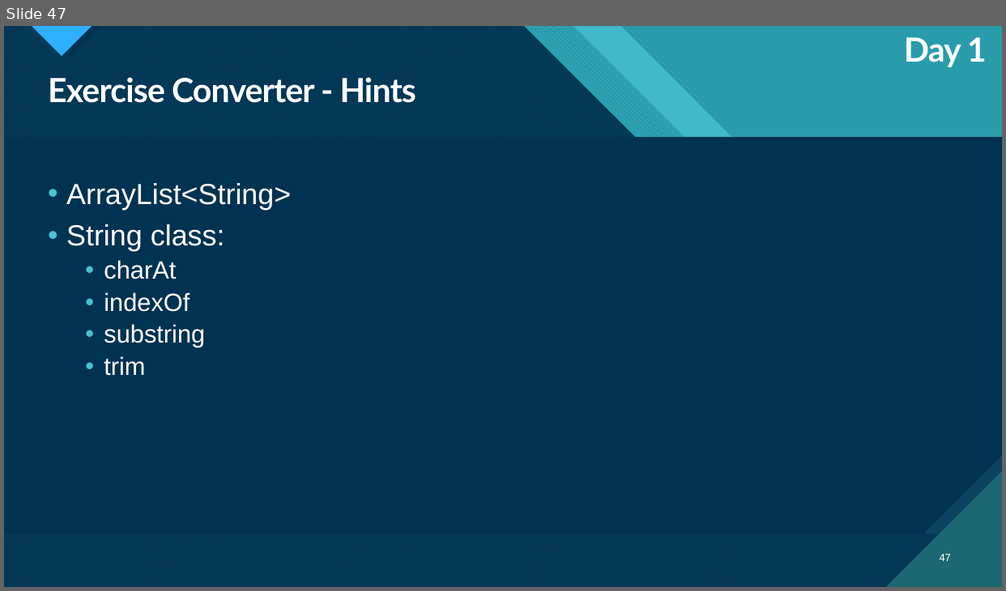
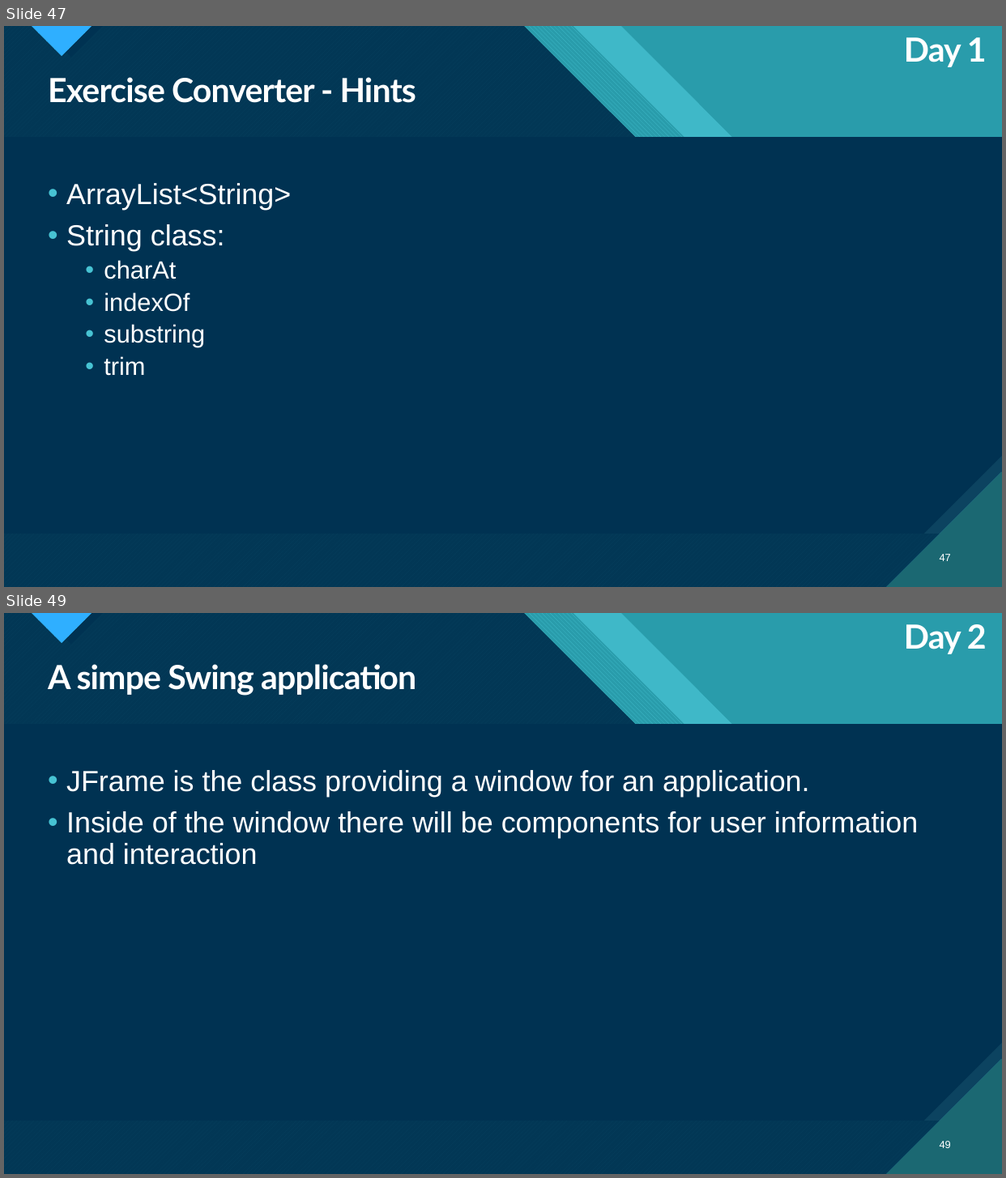
Before and after one commit to kwerling-MM/HHZ_SoSe2023_Praxis_Java, a slide deck: HHZ Java 20230425.pptx. Shown one above the other, each under a label of ours: slide 47 before the commit, slides 47 and 49 after it; the slides between them are not shown. The pictures are 1006x591 and 1006x1178 pixels, drawn with LibreOffice and Linux fonts; fonts in the diff are those of the drawing. Boxes give left, top, right and bottom in pixels: in the first picture for what was removed or moved away, otherwise in the second. Text is boxed around its words. In the diff, an @@ line names an element or a change of style, - is before the commit and + after.

```diff
--- a/HHZ Java 20230425.pptx
+++ b/HHZ Java 20230425.pptx
@@ slide 49 added at [4, 613, 1002, 1174], background #47C3D3; not listed: 18 template elements that a slide beside it also shows @@
@@ text added at [904, 624, 987, 654], 32 pt, text #FFFFFF, bold @@
+Day 2
@@ title added at [48, 664, 416, 696], 32 pt, text #FFFFFF, bold @@
+A simpe Swing application
@@ text added at [66, 770, 918, 865], 28 pt, text #FFFFFF @@
+• JFrame is the class providing a window for an application.
+• Inside of the window there will be components for user information and interaction
@@ page number added at [940, 1141, 951, 1148], 10 pt, text #FFFFFF @@
+49
```
Also in this commit, not shown: 23 other slides added.
